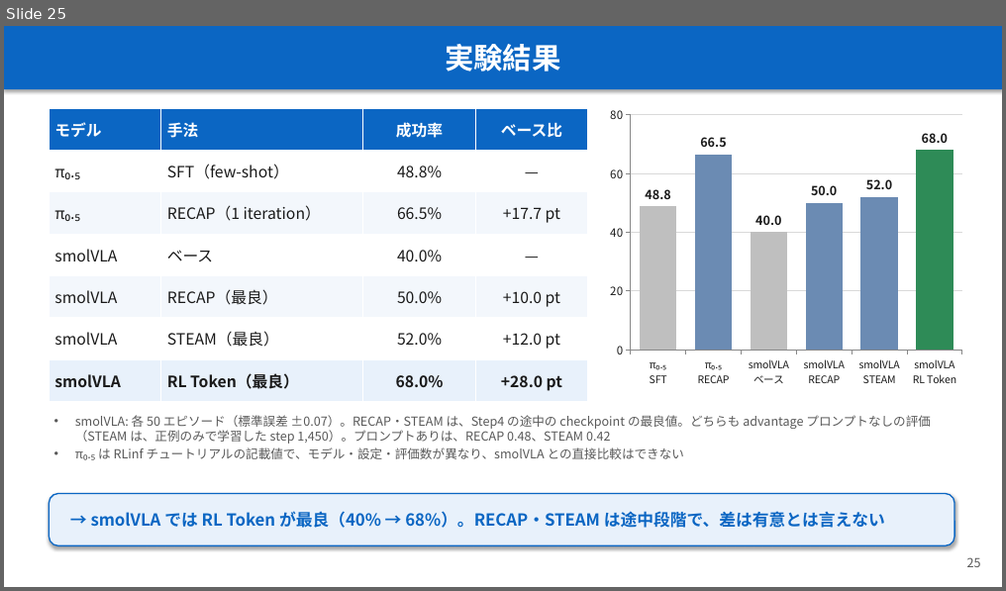
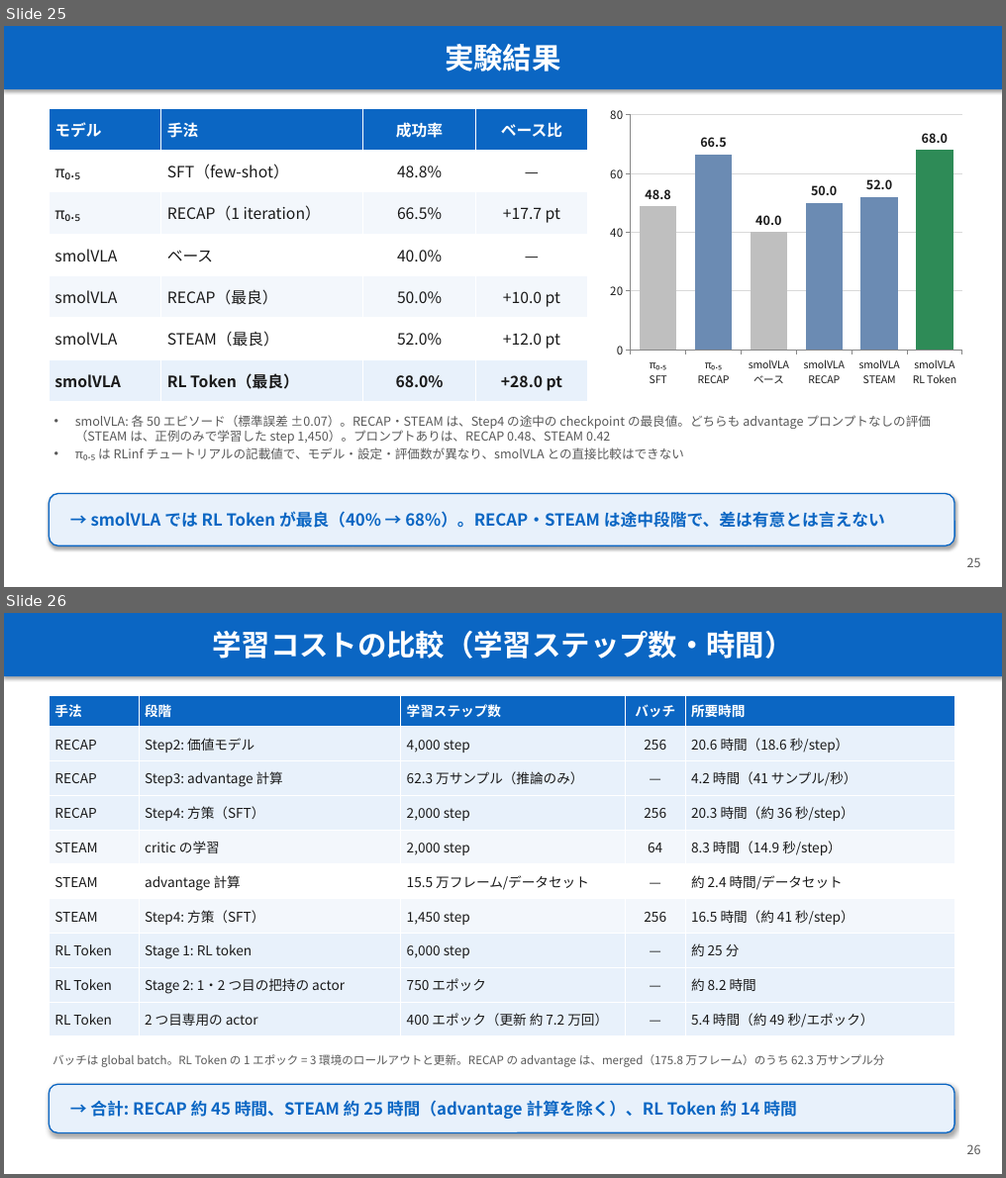
Before and after one commit to Junhand/libero_RL, a slide deck: docs/RECAP_STEAM_RLToken.pptx. Shown one above the other, each under a label of ours: slide 25 before the commit, slides 25 and 26 after it. The pictures are 1006x591 and 1006x1178 pixels, drawn with LibreOffice and Linux fonts; fonts in the diff are those of the drawing. Boxes give left, top, right and bottom in pixels: in the first picture for what was removed or moved away, otherwise in the second. Text is boxed around its words. In the diff, an @@ line names an element or a change of style, - is before the commit and + after.

```diff
--- a/docs/RECAP_STEAM_RLToken.pptx
+++ b/docs/RECAP_STEAM_RLToken.pptx
@@ slide 26 added at (4,613,1002,1174), background #FFFFFF @@
@@ rectangle added at (4,613,1002,676), fill #0B66C3, 28 pt, text #FFFFFF, bold @@
+学習コストの比較（学習ステップ数・時間）
@@ table added at (49,695,954,1037), 10 rows, 5 columns @@
+手法 | 段階 | 学習ステップ数 | バッチ | 所要時間
+RECAP | Step2: 価値モデル | 4,000 step | 256 | 20.6 時間（18.6 秒/step）
+RECAP | Step3: advantage 計算 | 62.3 万サンプル（推論のみ） | — | 4.2 時間（41 サンプル/秒）
+RECAP | Step4: 方策（SFT） | 2,000 step | 256 | 20.3 時間（約 36 秒/step）
+STEAM | critic の学習 | 2,000 step | 64 | 8.3 時間（14.9 秒/step）
+STEAM | advantage 計算 | 15.5 万フレーム/データセット | — | 約 2.4 時間/データセット
+STEAM | Step4: 方策（SFT） | 1,450 step | 256 | 16.5 時間（約 41 秒/step）
+RL Token | Stage 1: RL token | 6,000 step | — | 約 25 分
+RL Token | Stage 2: 1・2 つ目の把持の actor | 750 エポック | — | 約 8.2 時間
+RL Token | 2 つ目専用の actor | 400 エポック（更新 約 7.2 万回） | — | 5.4 時間（約 49 秒/エポック）
@@ text added at (53,1055,884,1067), 11 pt, text #595959 @@
+バッチは global batch。RL Token の 1 エポック = 3 環境のロールアウトと更新。RECAP の advantage は、merged（175.8 万フレーム）のうち 62.3 万サンプル分
@@ rounded rectangle added at (49,1084,954,1134), fill #E8F1FB, outline #0B66C3 1.25 pt, 16 pt, text #0B66C3, bold @@
+→ 合計: RECAP 約 45 時間、STEAM 約 25 時間（advantage 計算を除く）、RL Token 約 14 時間
@@ text added at (967,1145,981,1155), 12 pt, text #595959 @@
+26
```
Also in this commit, not shown: 5 slides changed, 1 other file.
